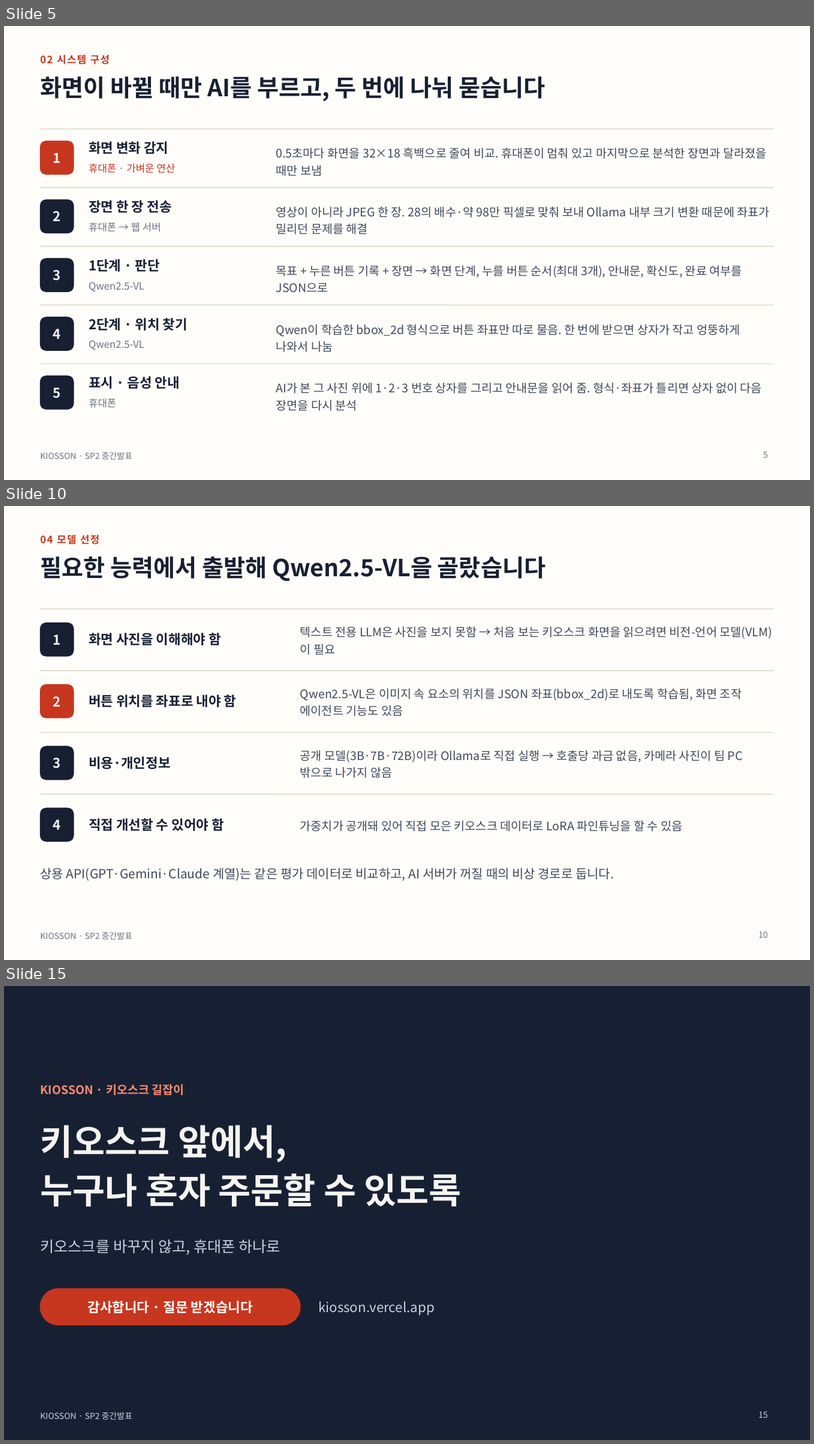
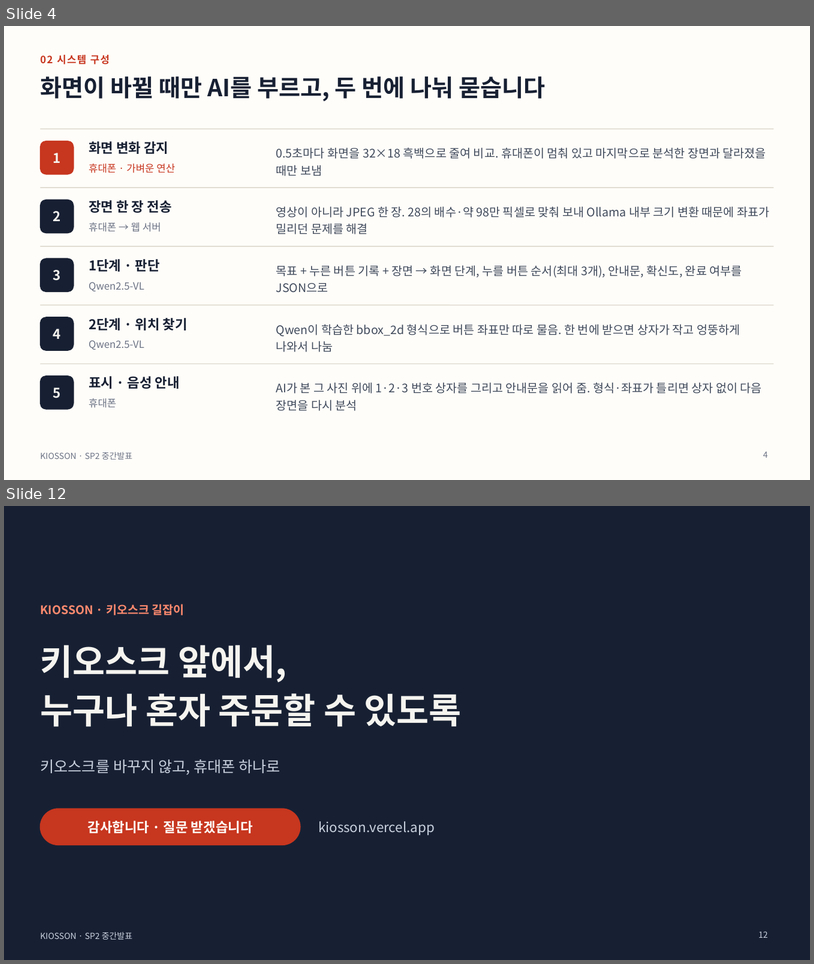
Before and after one commit to TeamProjectAIServiceDevelop/team-project, a slide deck: 자료/중간발표/중간발표.pptx. Shown one above the other, each under a label of ours: slides 5, 10 and 15 before the commit, slides 4 and 12 after it; the slides between them are not shown. The pictures are 814x1444 and 814x964 pixels, drawn with LibreOffice and Linux fonts; fonts in the diff are those of the drawing. Boxes give left, top, right and bottom in pixels: in the first picture for what was removed or moved away, otherwise in the second. Text is boxed around its words. In the diff, an @@ line names an element or a change of style, - is before the commit and + after.

```diff
--- a/자료/중간발표/중간발표.pptx
+++ b/자료/중간발표/중간발표.pptx
@@ slide 10 removed at (4,506,810,960), background #FFFDF9; not listed: 1 template element that a slide beside it also shows @@
@@ text removed at (40,535,99,544) @@
-04 모델 선정
@@ title removed at (40,556,546,581) @@
-필요한 능력에서 출발해 Qwen2.5-VL을 골랐습니다
@@ line removed from (40, 609) to (774, 609) @@
@@ rounded rectangle removed at (40,623,74,656) @@
@@ text removed at (300,626,773,655) @@
-텍스트 전용 LLM은 사진을 보지 못함 → 처음 보는 키오스크 화면을 읽으려면 비전-언어 모델(VLM)이 필요
@@ text removed at (53,634,61,645) @@
-1
@@ text removed at (89,633,221,645) @@
-화면 사진을 이해해야 함
@@ line removed from (40, 670) to (774, 670) @@
@@ rounded rectangle removed at (40,684,74,718) @@
@@ text removed at (53,696,61,706) @@
-2
@@ text removed at (89,694,237,707) @@
-버튼 위치를 좌표로 내야 함
@@ text removed at (300,688,742,716) @@
-Qwen2.5-VL은 이미지 속 요소의 위치를 JSON 좌표(bbox_2d)로 내도록 학습됨, 화면 조작 에이전트 기능도 있음
@@ line removed from (40, 732) to (774, 732) @@
@@ rounded rectangle removed at (40,746,74,780) @@
@@ text removed at (53,757,61,768) @@
-3
@@ text removed at (89,756,171,769) @@
-비용·개인정보
@@ text removed at (300,750,743,778) @@
-공개 모델(3B·7B·72B)이라 Ollama로 직접 실행 → 호출당 과금 없음, 카메라 사진이 팀 PC 밖으로 나가지 않음
@@ line removed from (40, 794) to (774, 794) @@
@@ rounded rectangle removed at (40,808,74,841) @@
@@ text removed at (53,819,61,829) @@
-4
@@ text removed at (89,818,224,831) @@
-직접 개선할 수 있어야 함
@@ text removed at (300,820,683,831) @@
-가중치가 공개돼 있어 직접 모은 키오스크 데이터로 LoRA 파인튜닝을 할 수 있음
@@ text removed at (40,867,614,880) @@
-상용 API(GPT·Gemini·Claude 계열)는 같은 평가 데이터로 비교하고, AI 서버가 꺼질 때의 비상 경로로 둡니다.
@@ page number removed at (759,931,768,937) @@
-10
@@ what was slide 5 is now slide 4 @@
@@ page number at (764,451,768,457): text changed @@
-5
+4
@@ what was slide 15 is now slide 12 @@
@@ page number at (759,931,768,937): text changed @@
-15
+12
```
Also in this commit, not shown: 7 slides changed, 1 slide added, 3 other slides removed, 2 other files.
